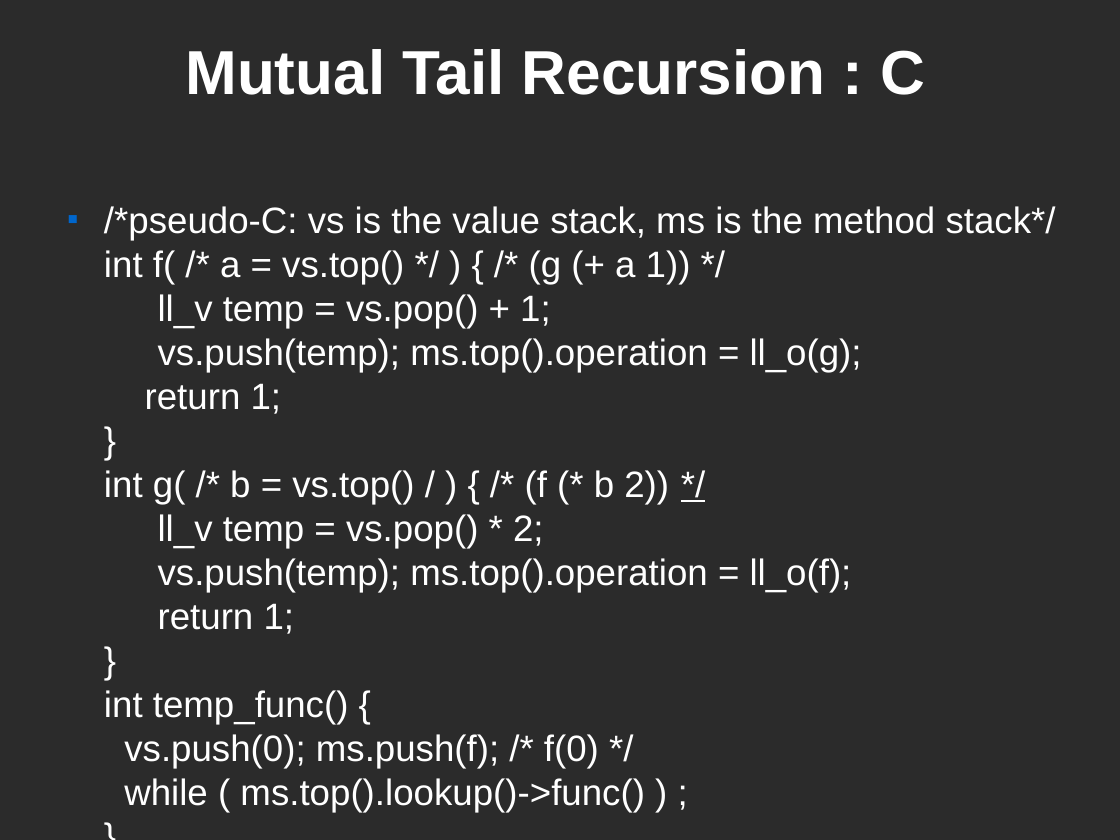
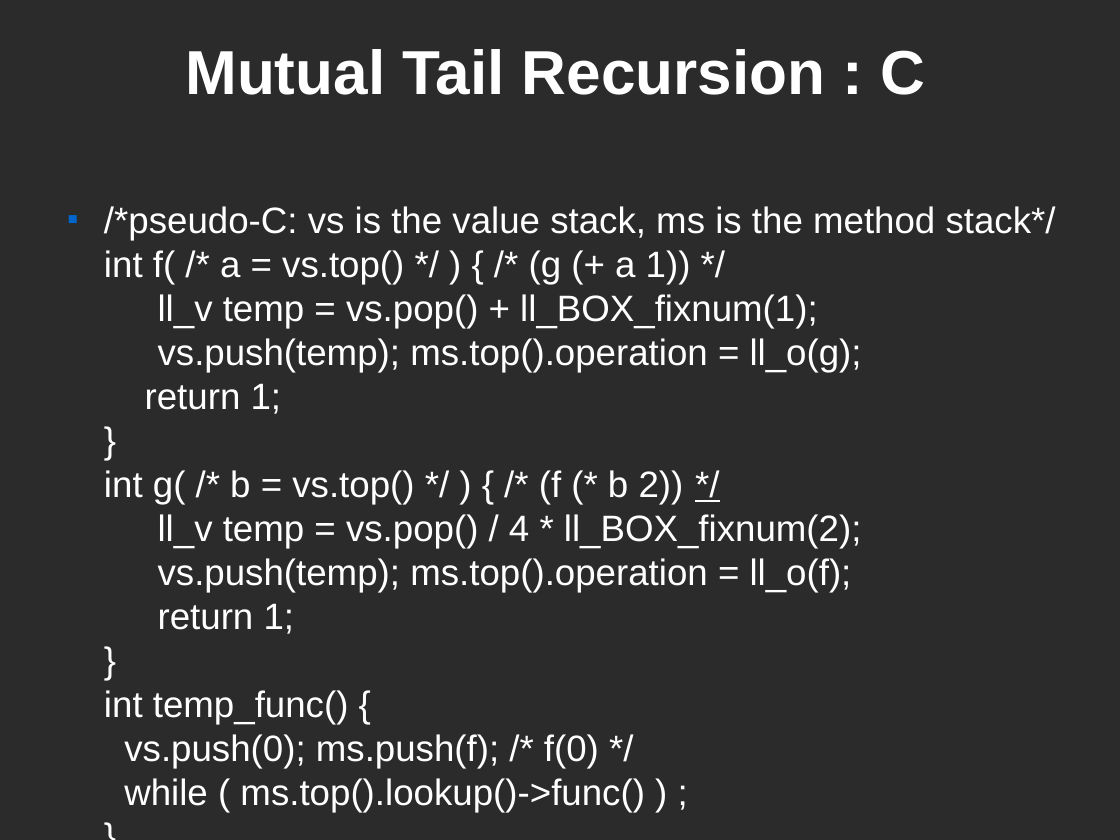
Before and after one commit to kstephens/ll, a slide deck: slide 68 of src/ll/doc/ll_system_design.odp. Drawn at 1120x840 pixels with LibreOffice and Linux fonts; fonts in the diff are those of the drawing; background and template pictures are left out; a plain dark background stands for a picture behind light text. Boxes give left, top, right and bottom in pixels: in the first picture for what was removed or moved away, otherwise in the second. Text is boxed around its words. In the diff, an @@ line names an element or a change of style, - is before the commit and + after.

Commit message:
Presentation changes.

```diff
--- a/src/ll/doc/ll_system_design.odp
+++ b/src/ll/doc/ll_system_design.odp
@@ text at (104,206,1056,812): text changed @@
-■ /*pseudo-C: vs is the value stack, ms is the method stack*/
-  int f( /* a = vs.top() */ ) { /* (g (+ a 1)) */
-  ll_v temp = vs.pop() + 1;
-  vs.push(temp); ms.top().operation = ll_o(g);
-  return 1;
-  }
-  int g( /* b = vs.top() / ) { /* (f (* b 2)) */
-  ll_v temp = vs.pop() * 2;
-  vs.push(temp); ms.top().operation = ll_o(f);
-  return 1;
-  }
-  int temp_func() {
-  vs.push(0); ms.push(f); /* f(0) */
-  while ( ms.top().lookup()->func() ) ;
-  }
+■ /*pseudo-C: vs is the value stack, ms is the method stack*/
+  int f( /* a = vs.top() */ ) { /* (g (+ a 1)) */
+  ll_v temp = vs.pop() + ll_BOX_fixnum(1);
+  vs.push(temp); ms.top().operation = ll_o(g);
+  return 1;
+  }
+  int g( /* b = vs.top() */ ) { /* (f (* b 2)) */
+  ll_v temp = vs.pop() / 4 * ll_BOX_fixnum(2);
+  vs.push(temp); ms.top().operation = ll_o(f);
+  return 1;
+  }
+  int temp_func() {
+  vs.push(0); ms.push(f); /* f(0) */
+  while ( ms.top().lookup()->func() ) ;
+  }
```
Also in this commit, not shown: 5 other slides changed, 1 other file.
